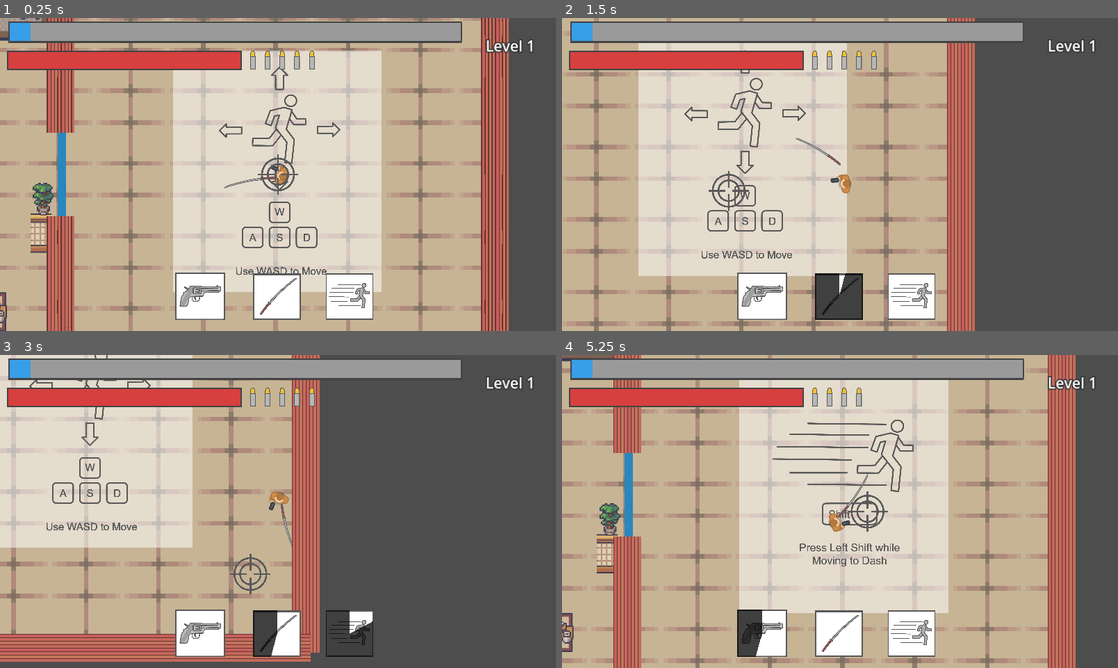
Above: before the commit, frames 1-4 (two rows, left to right).
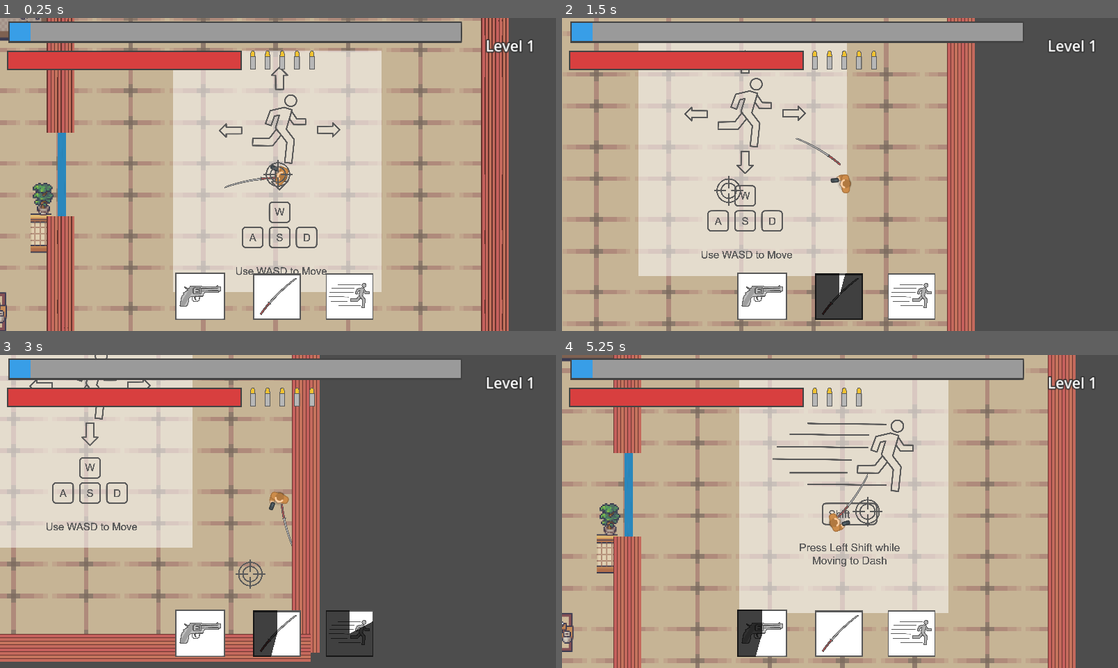
Above: after the commit, the same moments.

Repository: dmq262/Shadow-Stallion
Game: Godot game, scene res://scenes/main.tscn
Same seed, same stepped clock (60 frames per second), same inputs: the game is played once before the commit and once after it. Sound files missing from this copy of the repository are replaced by a short silence.
Inputs (mouse positions are in pixels of both pictures, inside the frame that each line leads up to):
- Up to frame 1 (0.25 s): no input
- Up to frame 2 (1.5 s): tap Enter (next_level) at 0.5, 0.6 s; move the mouse to (962, 158) at 0.52 s; hold D (move_right) 0.53-1.28 s; move the mouse to (728, 190) at 1.27 s; hold S (move_down) from 1.28 s (still down); right-click (728, 190) at 1.35 s
- Up to frame 3 (3 s): tap Enter (next_level) at 1.55, 2.3, 2.85 s; move the mouse to (333, 442) at 2.02 s; release S (move_down) at 2.03 s; hold D (move_right) 2.03-2.78 s; tap Shift (dash) at 2.1 s; move the mouse to (250, 574) at 2.77 s; hold W (move_up) from 2.78 s (still down)
- Up to frame 4 (5.25 s): move the mouse to (1006, 558) at 3.52 s; release W (move_up) at 3.53 s; hold A (move_left) 3.53-5.03 s; click (1006, 558) at 3.6 s; tap Enter (next_level) at 3.8, 4.55, 5.1 s; move the mouse to (673, 464) at 4.27 s; tap Q (stats) at 4.35, 5 s; move the mouse to (867, 511) at 5.02 s; hold S (move_down) from 5.03 s (still down)

The runs differ from the first frame. In frame 1, 0.2% of the frame differs, in the area x 46-54%, y 43-57%; in frame 2, 0.2%; in frame 3, 0.3%, in the area x 41-49%, y 63-77%; in frame 4, 0.2%.

Commit message:
Decrease cursor size

Diff:
--- a/scenes/main.tscn
+++ b/scenes/main.tscn
@@ -46,15 +46,16 @@
 anchor_top = 0.5
 anchor_right = 0.5
 anchor_bottom = 0.5
-offset_left = -52.0
-offset_top = -52.0
-offset_right = 52.0
-offset_bottom = 52.0
+offset_left = -38.0
+offset_top = -38.0
+offset_right = 38.0
+offset_bottom = 38.0
 grow_horizontal = 2
 grow_vertical = 2
 size_flags_horizontal = 4
 texture = ExtResource("16_3dune")
-expand_mode = 3
+expand_mode = 1
+stretch_mode = 4
 script = ExtResource("17_jksir")
 
 [connection signal="player_death" from="player" to="." method="close_stats"]
